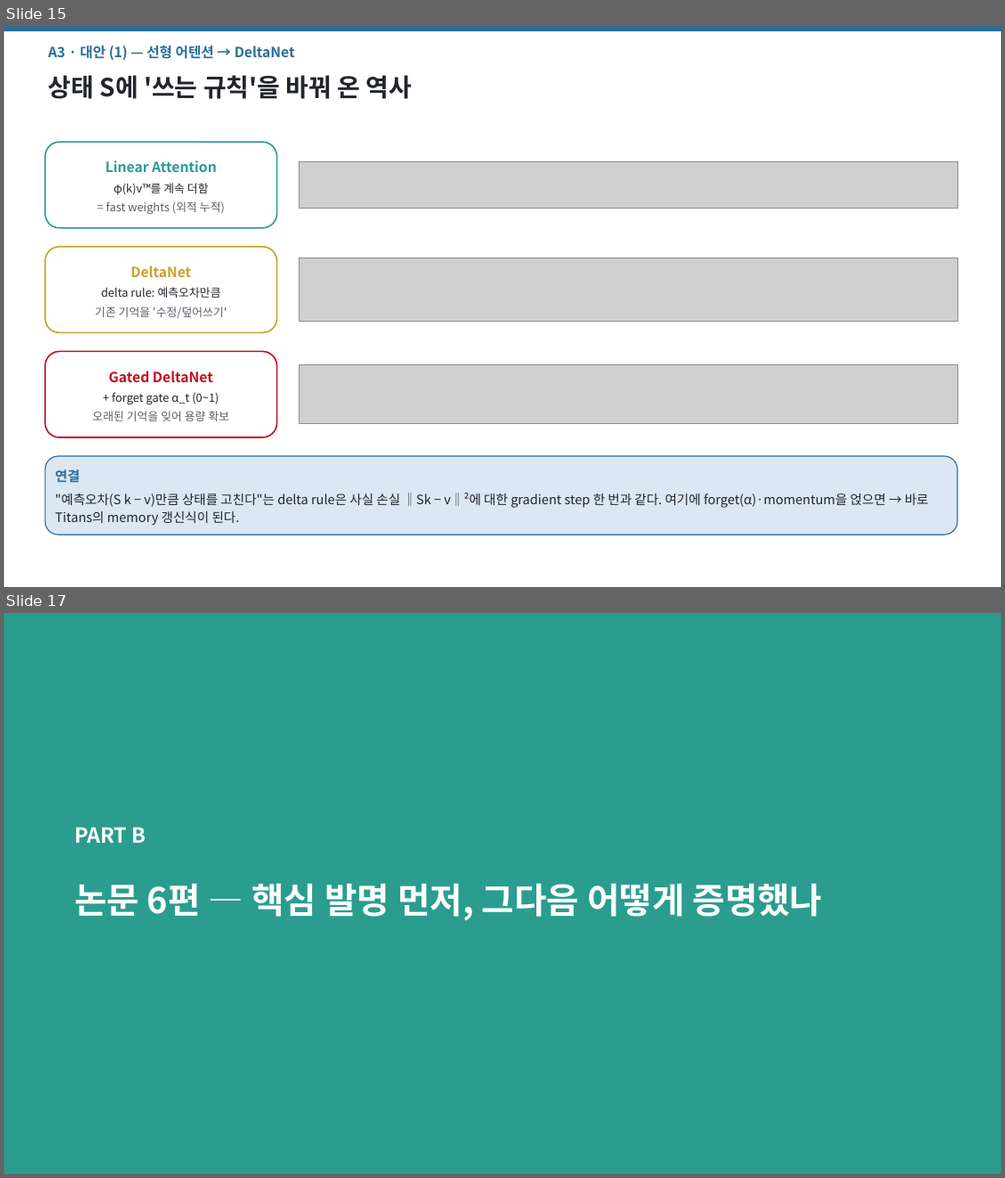
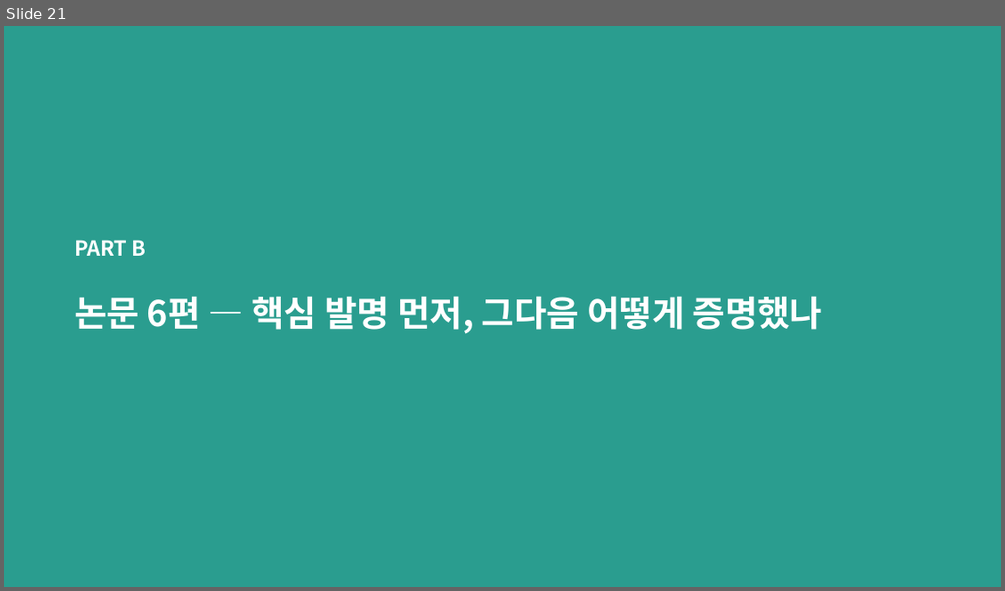
Before and after one commit to jimmylegendary/neural-memory-study, a slide deck: seminar/TTT-seminar.pptx. Shown one above the other, each under a label of ours: slides 15 and 17 before the commit, slide 21 after it; the slides between them are not shown. The pictures are 1005x1178 and 1005x591 pixels, drawn with LibreOffice and Linux fonts; fonts in the diff are those of the drawing; grey boxes stand for pictures. Boxes give left, top, right and bottom in pixels: in the first picture for what was removed or moved away, otherwise in the second. Text is boxed around its words. In the diff, an @@ line names an element or a change of style, - is before the commit and + after.

```diff
--- a/seminar/TTT-seminar.pptx
+++ b/seminar/TTT-seminar.pptx
@@ slide 15 removed at [4, 26, 1001, 587], background #FFFFFF @@
@@ rectangle removed at [4, 26, 1001, 30] @@
@@ text removed at [48, 45, 295, 60] @@
-A3 · 대안 (1) — 선형 어텐션 → DeltaNet
@@ text removed at [48, 75, 413, 99] @@
-상태 S에 '쓰는 규칙'을 바꿔 온 역사
@@ rounded rectangle removed at [45, 142, 277, 228] @@
-Linear Attention
-φ(k)v™를 계속 더함
-= fast weights (외적 누적)
@@ picture removed at [299, 161, 957, 208] @@
@@ rounded rectangle removed at [45, 247, 277, 332] @@
-DeltaNet
-delta rule: 예측오차만큼
-기존 기억을 '수정/덮어쓰기'
@@ picture removed at [299, 257, 957, 321] @@
@@ rounded rectangle removed at [45, 351, 277, 437] @@
-Gated DeltaNet
-+ forget gate α_t (0~1)
-오래된 기억을 잊어 용량 확보
@@ picture removed at [299, 365, 957, 423] @@
@@ rounded rectangle removed at [45, 456, 957, 534] @@
-연결
-"예측오차(S k − v)만큼 상태를 고친다"는 delta rule은 사실 손실 ‖Sk − v‖²에 대한 gradient step 한 번과 같다. 여기에 forget(α)·momentum을 얹으면 → 바로 Titans의 memory 갱신식이 된다.
@@ what was slide 17 is now slide 21 @@
```
Also in this commit, not shown: 5 slides changed, 6 slides added, 1 other slide removed, 13 other files.
